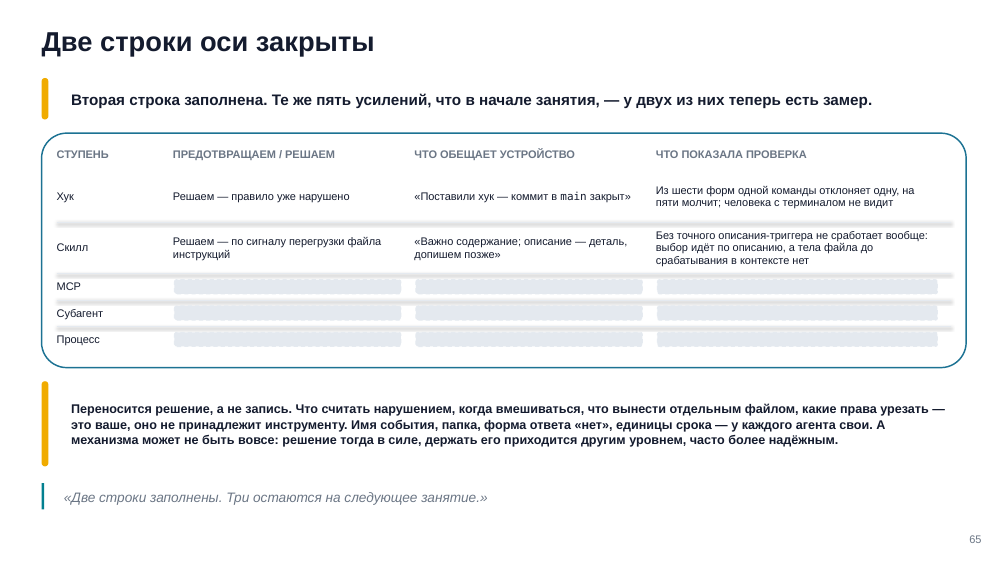
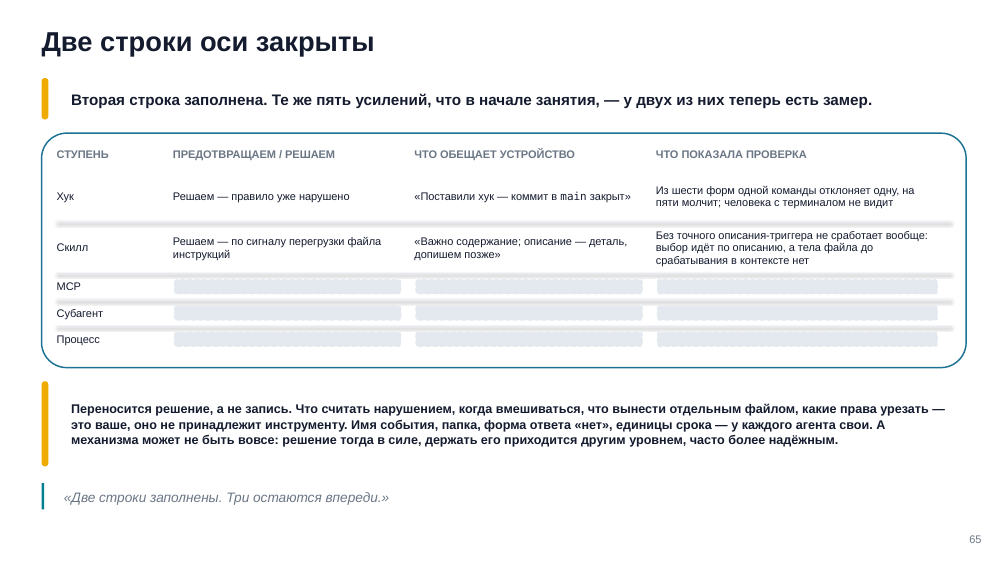
Before and after one commit to tellina-study/AI-usage-lessons, a slide deck: slide 65 of library/seminars/sem-05/rendered/sem-05.pptx. Drawn at 1008x567 pixels with LibreOffice and Linux fonts; fonts in the diff are those of the drawing. Boxes give left, top, right and bottom in pixels: in the first picture for what was removed or moved away, otherwise in the second. Text is boxed around its words. In the diff, an @@ line names an element or a change of style, - is before the commit and + after.

Commit message:
#225 Семинар 5: обещание про следующее занятие приведено к делению — счёт занятий снят с видимого слоя, дека и схемы пересобраны

```diff
--- a/library/seminars/sem-05/rendered/sem-05.pptx
+++ b/library/seminars/sem-05/rendered/sem-05.pptx
@@ text at [64, 492, 390, 505]: text changed @@
-«Две строки заполнены. Три остаются на следующее занятие.»
+«Две строки заполнены. Три остаются впереди.»
```
Also in this commit, not shown: 12 other files.
